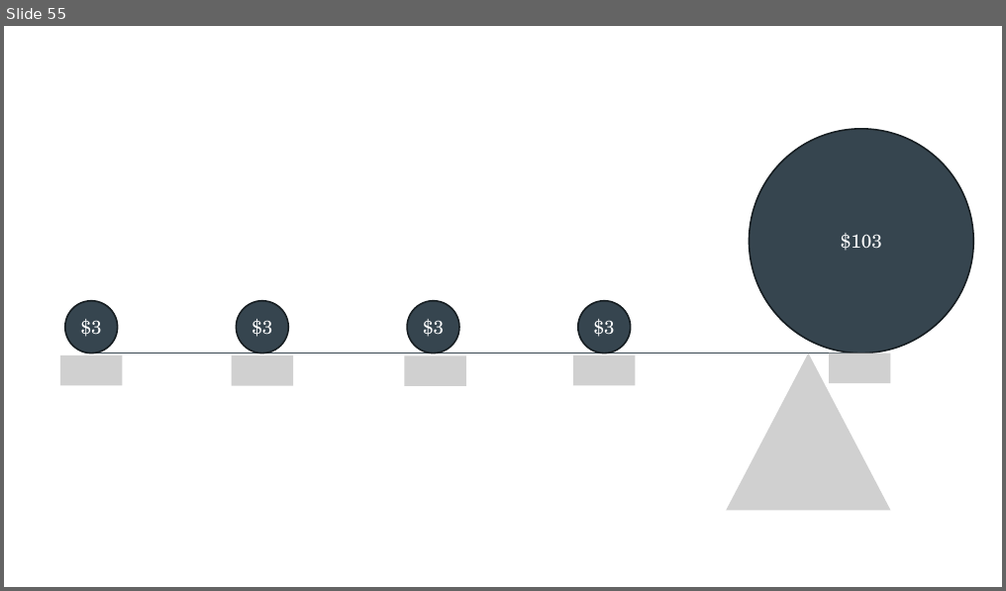
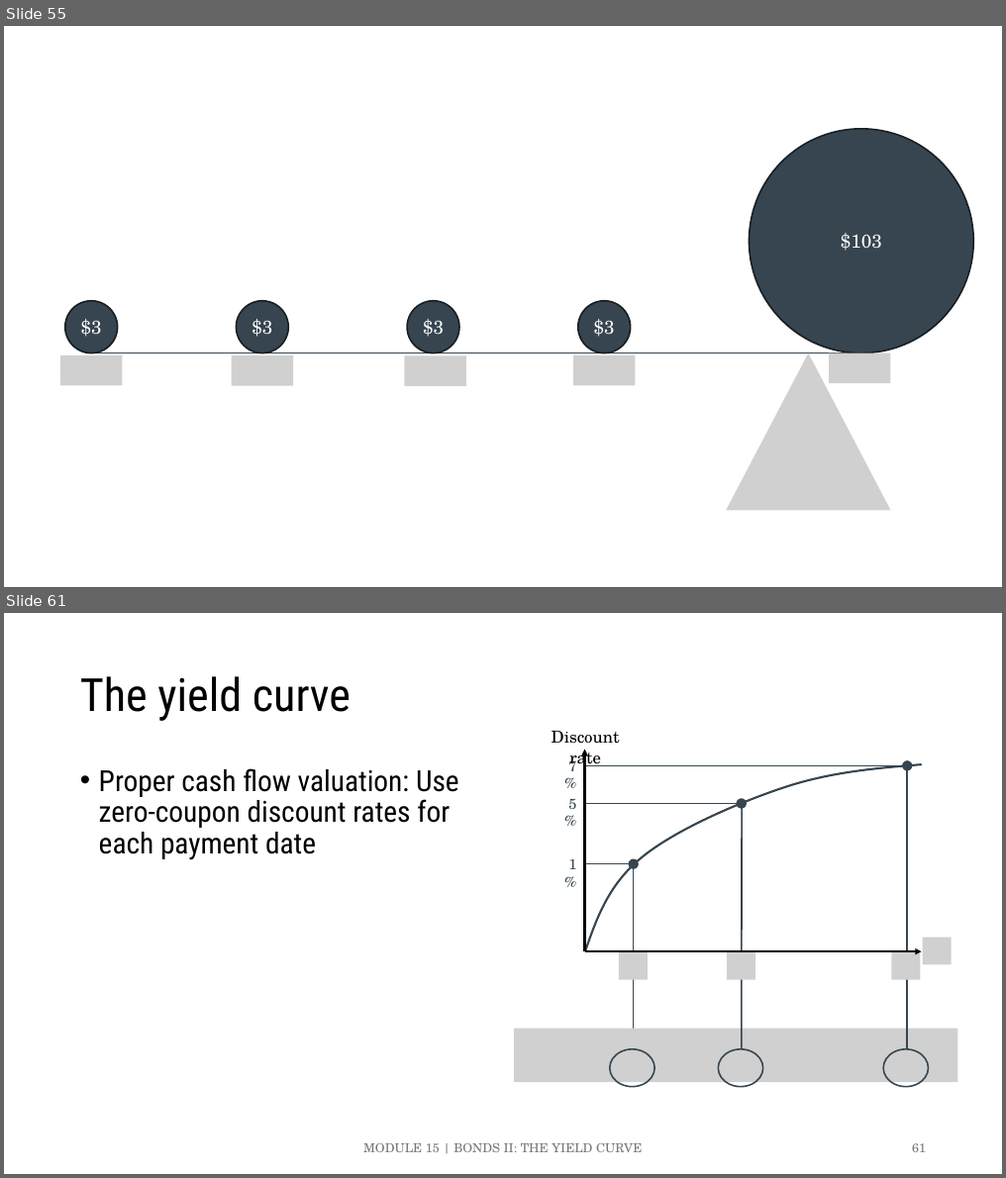
Before and after one commit to ncachanosky/ECON-3320-online, a slide deck: figures/figures.pptx. Shown one above the other, each under a label of ours: slide 55 before the commit, slides 55 and 61 after it; the slides between them are not shown. The pictures are 1006x591 and 1006x1178 pixels, drawn with LibreOffice and Linux fonts; fonts in the diff are those of the drawing; grey boxes stand for pictures. Boxes give left, top, right and bottom in pixels: in the first picture for what was removed or moved away, otherwise in the second. Text is boxed around its words. In the diff, an @@ line names an element or a change of style, - is before the commit and + after.

```diff
--- a/figures/figures.pptx
+++ b/figures/figures.pptx
@@ slide 61 added at [4, 613, 1002, 1174], background #FFFFFF @@
@@ title added at [80, 676, 350, 721], 44 pt, text #000000 @@
+The yield curve
@@ text added at [551, 731, 620, 769], 16 pt, text #000000 @@
+Discount rate
@@ text added at [568, 757, 576, 771], 14 pt, text #36454F @@
+7%
@@ arrow added from (585, 952) to (585, 750), #000000 2 pt @@
@@ text added at [99, 768, 459, 861], 28 pt, text #000000 @@
+• Proper cash flow valuation: Use zero-coupon discount rates for each payment date
@@ freeform shape added at [585, 765, 921, 953], outline #36454F 2 pt @@
@@ arrow added from (586, 765) to (908, 765), #36454F 1.5 pt @@
@@ line added from (907, 1049) to (907, 765), #36454F 1.5 pt @@
@@ text added at [568, 798, 576, 809], 14 pt, text #36454F @@
+5%
@@ arrow added from (584, 804) to (742, 804), #36454F 1.5 pt @@
@@ line added from (742, 1049) to (743, 802), #36454F 1.5 pt @@
@@ text added at [568, 860, 576, 869], 14 pt, text #36454F @@
+1%
@@ arrow added from (585, 864) to (634, 864), #36454F 1.5 pt @@
@@ line added from (633, 1050) to (633, 862), #36454F 1.5 pt @@
@@ picture added at [923, 937, 951, 964] @@
@@ arrow added from (585, 953) to (922, 953), #000000 2 pt @@
@@ picture added at [619, 953, 648, 980] @@
@@ picture added at [727, 953, 755, 980] @@
@@ picture added at [892, 953, 921, 980] @@
@@ picture added at [514, 1029, 957, 1082] @@
@@ ellipse added at [610, 1050, 654, 1087], outline #36454F 1.5 pt @@
@@ ellipse added at [718, 1050, 763, 1087], outline #36454F 1.5 pt @@
@@ ellipse added at [884, 1050, 929, 1087], outline #36454F 1.5 pt @@
@@ text added at [363, 1144, 642, 1153], 12 pt, text #797979 @@
+MODULE 15 | BONDS II: THE YIELD CURVE
@@ page number added at [912, 1144, 926, 1153], 12 pt, text #797979 @@
+61
```
Also in this commit, not shown: 8 other slides added, 12 other files.
